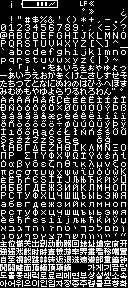
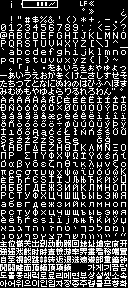
Layered file, before and after one edit (w=128, h=288). Changes by layer:
painted on "bg" over [3,144,125,171]
